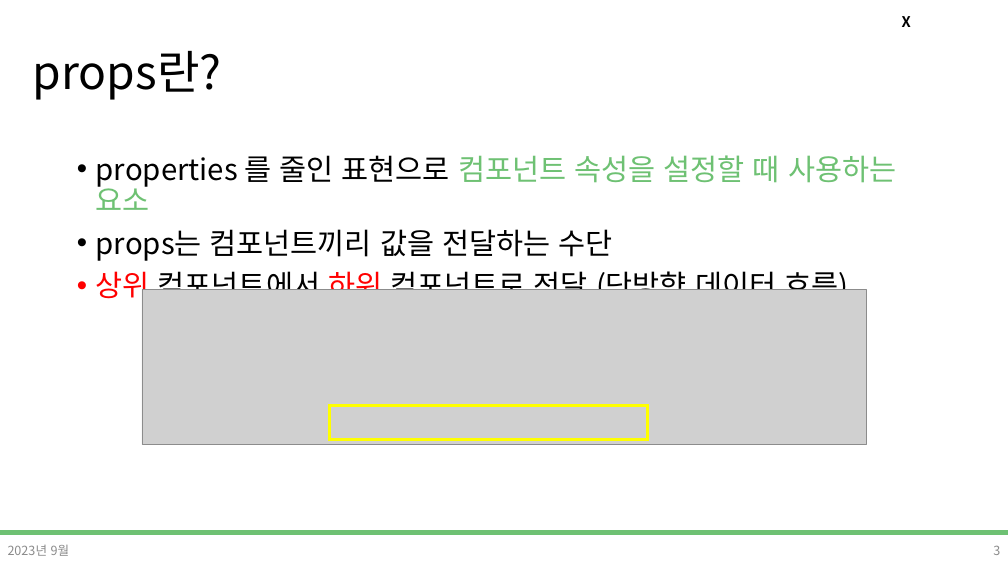
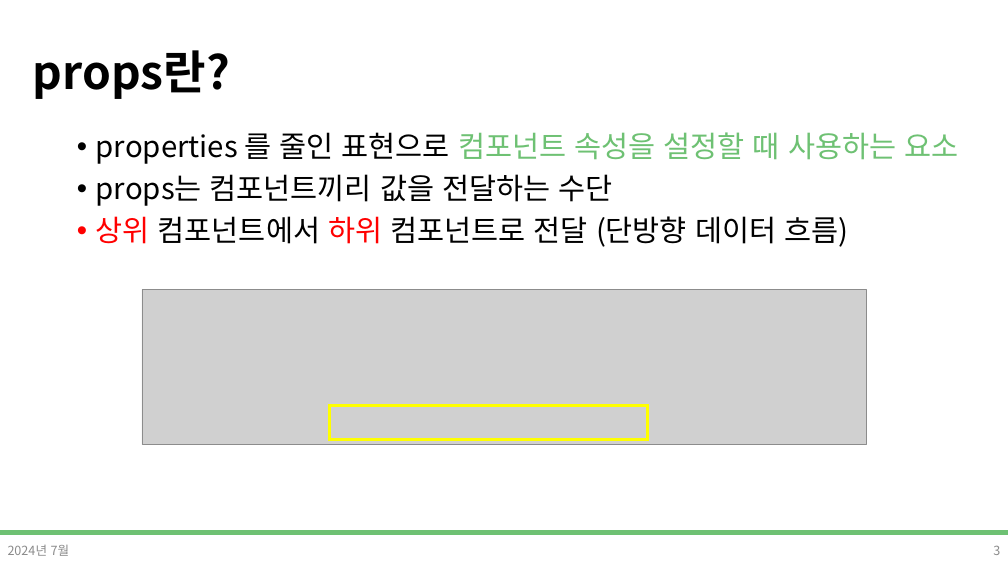
Before and after one commit to DevDamon0527/SeSAC_Yeongdeungpo_Campus_6th, a slide deck: slide 3 of material/[SeSAC_YDP_6] 24_React_Props_State.pptx. Drawn at 1008x567 pixels with LibreOffice and Linux fonts; fonts in the diff are those of the drawing; grey boxes stand for pictures; background and template pictures are left out. Boxes give left, top, right and bottom in pixels: in the first picture for what was removed or moved away, otherwise in the second. Text is boxed around its words. In the diff, an @@ line names an element or a change of style, - is before the commit and + after.

```diff
--- a/material/[SeSAC_YDP_6] 24_React_Props_State.pptx
+++ b/material/[SeSAC_YDP_6] 24_React_Props_State.pptx
@@ title "props란?" at [33, 50, 230, 99]: bold on @@
@@ text removed at [902, 16, 911, 27] @@
-X
@@ text "properties 를 줄인 표현으로 컴포넌트 ..." rewrapped from [96, 155, 896, 304] to [96, 132, 958, 247] @@
@@ text at [8, 545, 70, 556]: text changed @@
-2023년 9월
+2024년 7월
```
Also in this commit, not shown: 17 other slides changed, 2 other files.
